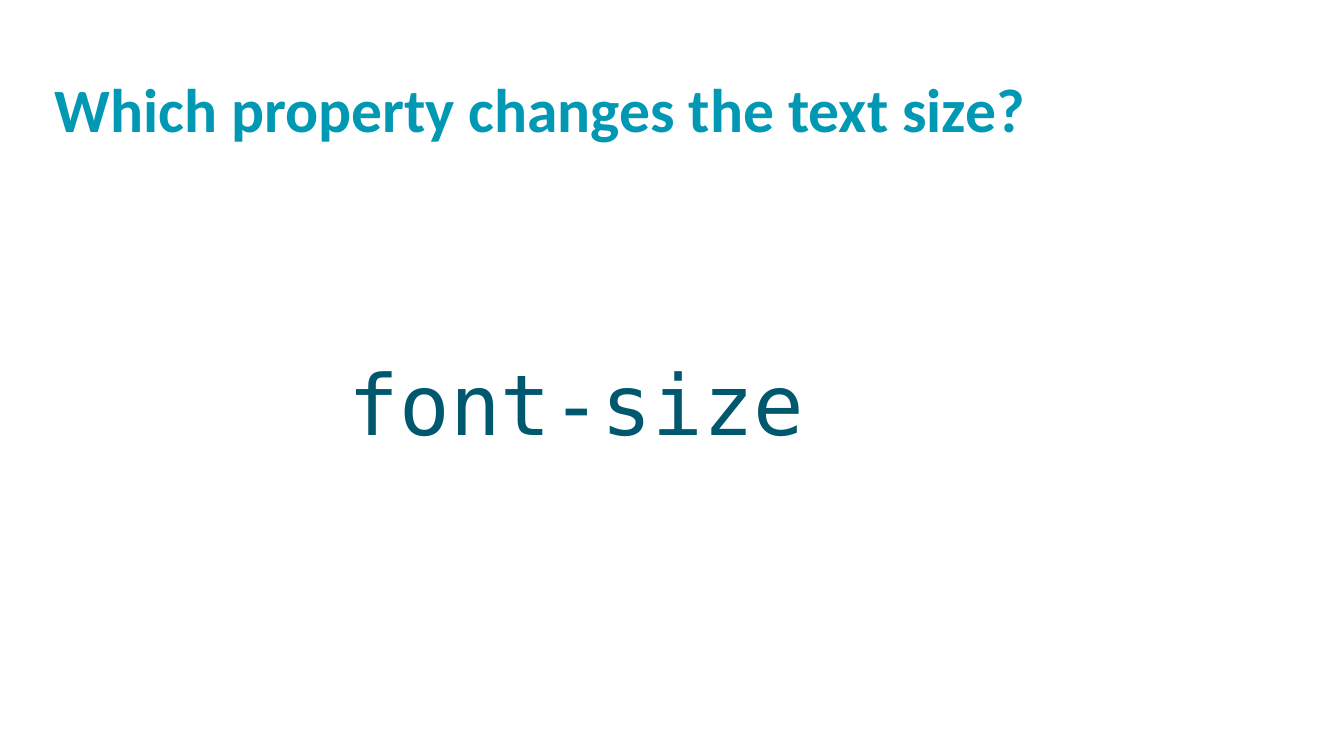
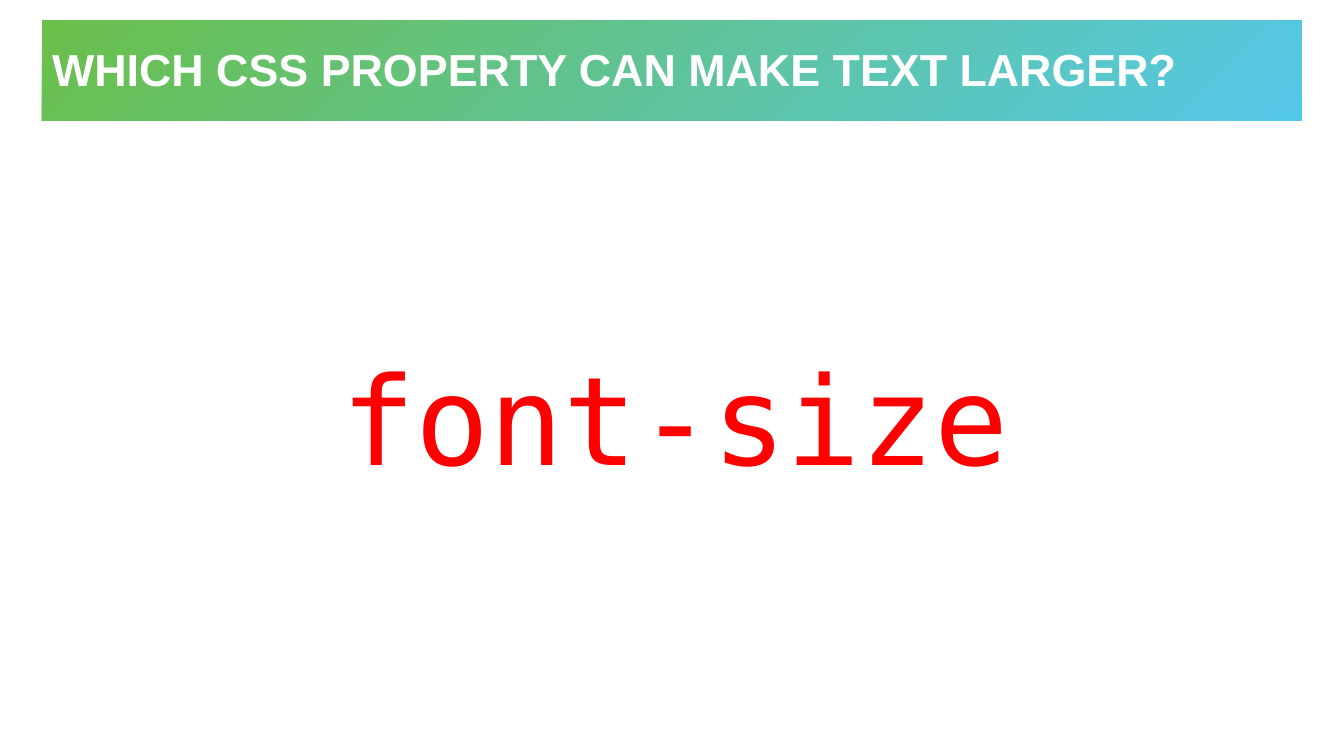
Before and after one commit to hytechclub/web-101, a slide deck: slide 9 of Week06/HtmlCssReviewActivity.pptx. Drawn at 1344x756 pixels with LibreOffice and Linux fonts; fonts in the diff are those of the drawing; background and template pictures are left out. Boxes give left, top, right and bottom in pixels: in the first picture for what was removed or moved away, otherwise in the second. Text is boxed around its words. In the diff, an @@ line names an element or a change of style, - is before the commit and + after.

```diff
--- a/Week06/HtmlCssReviewActivity.pptx
+++ b/Week06/HtmlCssReviewActivity.pptx
@@ title added at (42,20,1303,121), fill gradient #6ABF4B to #54C8E8, 32 pt, text #FFFFFF, bold @@
+WHICH CSS PROPERTY CAN MAKE TEXT LARGER?
@@ text removed at (55,88,1024,143) @@
-Which property changes the text size?
@@ text "font-size": place and size @@
-text "font-size" at (349,371,804,437)
+text "font-size" at (341,371,1008,467)
@@ text "font-size" at (341,371,1008,467): size 60 to 88 pt, text colour #00586E to #FF0000; indent changed; line spacing 0.9 to 1; more space between paragraphs; vertical alignment top to middle @@
```
Also in this commit, not shown: 11 other slides changed, 2 slides added, 2 slides removed, 2 other files.
